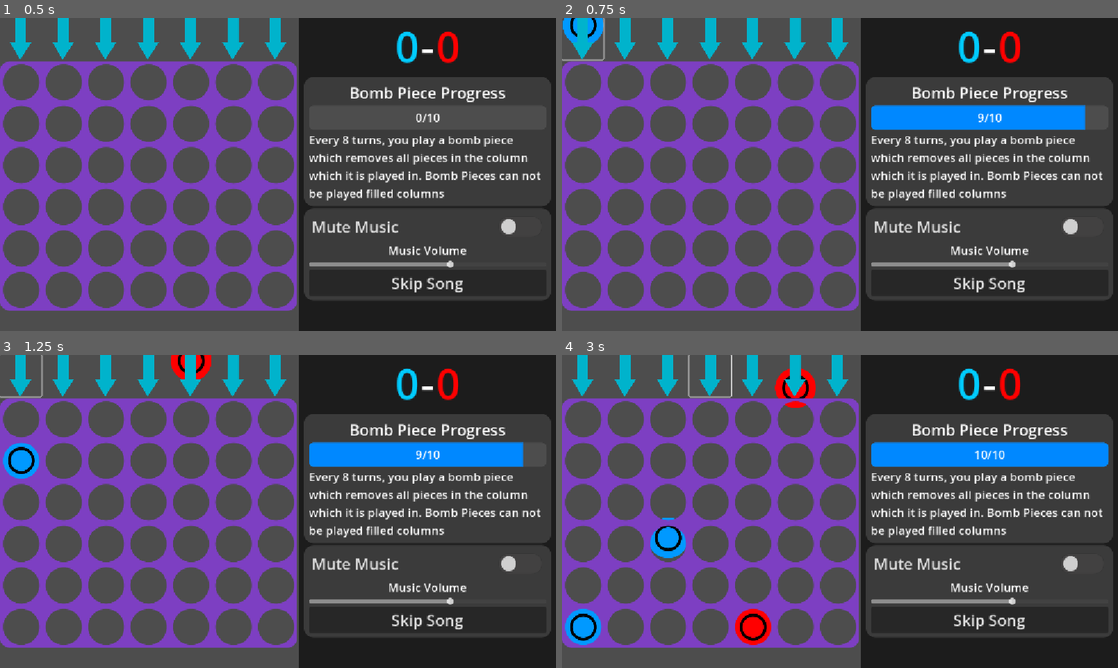
Above: before the commit, frames 1-4 (two rows, left to right).
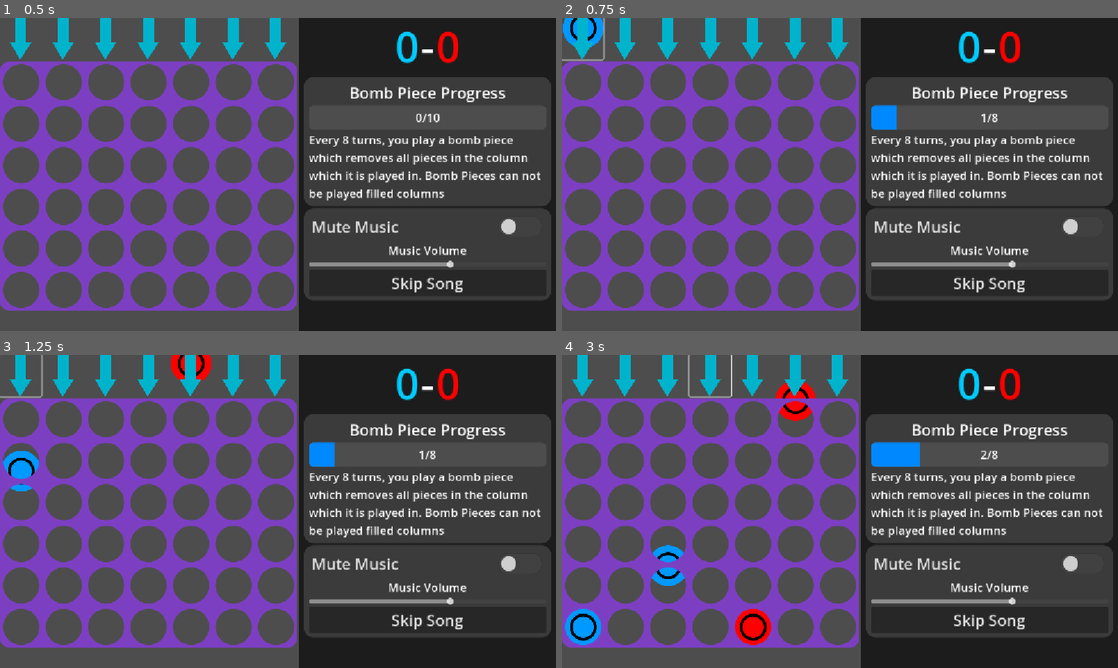
Above: after the commit, the same moments.

Repository: Emarald64/connect-4
Game: Godot game, scene res://scenes/main.tscn
Two runs of this game, one before a commit and one after it. Both use one fixed random seed, a clock stepped at 60 frames per second and the inputs below. Sound files missing from this copy of the repository are replaced by a short silence.
Inputs (mouse positions are in pixels of both pictures, inside the frame that each line leads up to):
- Up to frame 1 (0.5 s): no input
- Up to frame 2 (0.75 s): click (584, 39) at 0.5 s
- Up to frame 3 (1.25 s): no input
- Up to frame 4 (3 s): click (623, 376) at 1.27 s; click (667, 376) at 2.02 s; click (712, 376) at 2.77 s

Frame 1 is identical in both runs. In frame 2, 2.9% of the frame differs, in the area x 0-95%, y 0-36%; in frame 3, 3.2%; in frame 4, 4.0%, in the area x 15-99%, y 4-74%.

Commit message:
change number of pieces until bomb to 8

Diff:
--- a/scenes/board.gd
+++ b/scenes/board.gd
@@ -2,8 +2,8 @@
 
 signal boardClicked(row:int)
 
-func _unhandled_input(event: InputEvent) -> void:
+func _input(event: InputEvent) -> void:
 	#print(event)
 	if event is InputEventMouseButton and event.button_index==MouseButton.MOUSE_BUTTON_LEFT and event.pressed and event.position.x<=612:
-		print(event.position)
+		#print(event.position)
 		boardClicked.emit(int(event.position.x/88))
--- a/scenes/main.gd
+++ b/scenes/main.gd
@@ -7,7 +7,7 @@
 
 var currentlyRed:=false
 
-var bombPieceProgress:=8
+var bombPieceProgress:=0
 
 var redScore:=0
 var blueScore:=0
@@ -46,7 +46,7 @@
 	var row=0
 	while row<5 and not slots[row+1][col].filled:
 		row+=1
-	if bombPieceProgress>=10 and not red:
+	if bombPieceProgress>=8 and not red:
 		# play bomb piece
 		var piece=preload("res://scenes/bomb_piece.tscn").instantiate()
 		piece.position=Vector2((col*88)+44,0)
@@ -178,7 +178,7 @@
 
 func updateBombProgress()->void:
 	%BombPieceProgress.value=bombPieceProgress
-	%BombPieceProgress/Label.text=str(bombPieceProgress)+'/10'
+	%BombPieceProgress/Label.text=str(bombPieceProgress)+'/8'
 	var fillStylebox=%BombPieceProgress.get_theme_stylebox('fill')
 	if bombPieceProgress==10:
 		fillStylebox.corner_radius_top_right=10
Not shown, changed: readme.md
